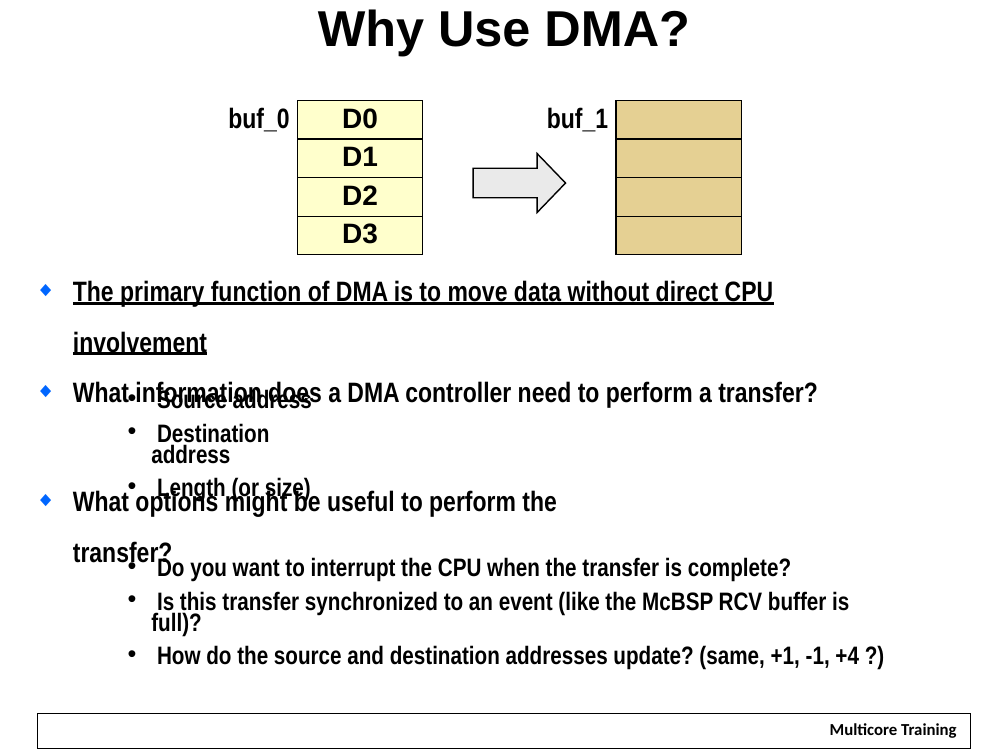
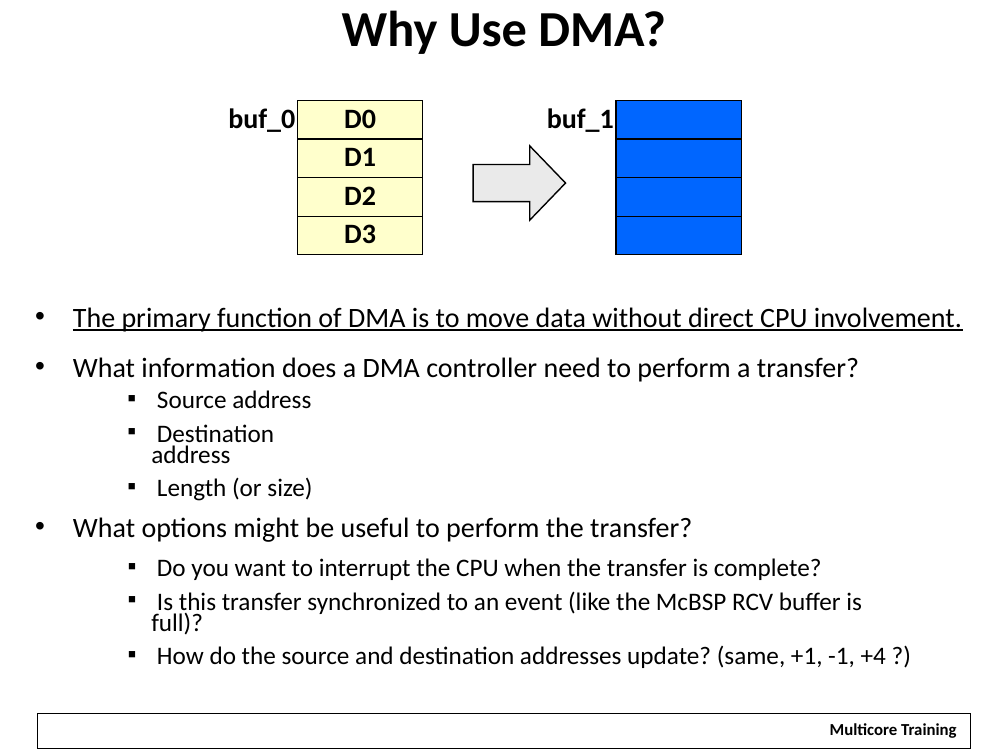
Before and after one commit to hari1989/keystone-workshop, a slide deck: slide 4 of slides/Intro to EDMA.pptx (slide 3 before the commit). Drawn at 1008x756 pixels with LibreOffice and Linux fonts; fonts in the diff are those of the drawing; background and template pictures are left out. Boxes give left, top, right and bottom in pixels: in the first picture for what was removed or moved away, otherwise in the second. Text is boxed around its words. In the diff, an @@ line names an element or a change of style, - is before the commit and + after.

```diff
--- a/slides/Intro to EDMA.pptx
+++ b/slides/Intro to EDMA.pptx
@@ text "buf_0" at (x1=228, y1=108, x2=295, y2=132): font Arial Narrow to Calibri @@
@@ text "buf_1" at (x1=547, y1=108, x2=614, y2=132): font Arial Narrow to Calibri @@
@@ right arrow resized from (x1=473, y1=153, x2=565, y2=212) to (x1=473, y1=146, x2=565, y2=221) @@
@@ font Arial to Calibri in 5 elements at (x1=342, y1=10, x2=666, y2=54), (x1=297, y1=101, x2=422, y2=139), (x1=297, y1=139, x2=422, y2=177), (x1=297, y1=177, x2=422, y2=216), (x1=297, y1=217, x2=422, y2=255) @@
@@ fill #E5D093 to #0066FF in 4 elements at (x1=616, y1=101, x2=741, y2=139), (x1=616, y1=139, x2=741, y2=177), (x1=616, y1=177, x2=741, y2=216), (x1=616, y1=217, x2=741, y2=255) @@
@@ text at (x1=73, y1=307, x2=962, y2=332): text changed; font Arial Narrow to Calibri; bold off @@
-◆ The primary function of DMA is to move data without direct CPU involvement
+• The primary function of DMA is to move data without direct CPU involvement.
@@ text at (x1=73, y1=357, x2=859, y2=382): font Arial Narrow to Calibri, bold off in "What information does a DMA controller need ..."; bullet ◆ to •; bullet colour #0066FF to #000000 @@
@@ text "Source address" at (x1=151, y1=390, x2=312, y2=501): font Arial Narrow to Calibri, bold off; bullet • to ▪ @@
@@ text "What options might be useful ..." at (x1=73, y1=517, x2=692, y2=542): font Arial Narrow to Calibri, bold off; bullet ◆ to •; bullet colour #0066FF to #000000 @@
@@ text "Do you want to interrupt ..." at (x1=151, y1=558, x2=886, y2=668): font Arial Narrow to Calibri, bold off; bullet • to ▪ @@
```
Also in this commit, not shown: 30 other slides changed, 26 slides added, 90 slides removed.
